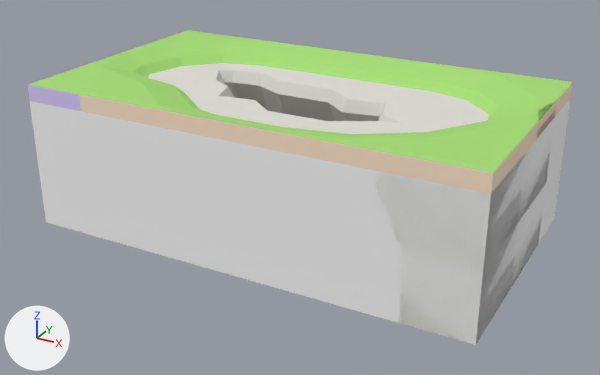
The glTF model assemblies/Crack_Small.glb as it was, and as the next commit left it.
The view is the same before and after, from a 50 mm camera at (772.0, -993.0, 478.0) aimed at (208.0, 31.0, -34.0). Every picture has the same lights, and +X, +Y and +Z are marked at lower left. The picture after the commit comes second. Where no turn or scale is listed for an object, it has been applied to the vertices. Vertices at exactly the same position are counted once.

In view in the first picture: 'Cracked_Curve_Inner_3x3_1_Mid.001', 'Cracked_Curve_Inner_3x3_1_Top.001', 'Cracked_Curve_Inner_4x4_1_Mid.001', 'Cracked_Curve_Inner_4x4_1_Mid.003', 'Cracked_Curve_Inner_4x4_1_Top.001', 'Cracked_Curve_Inner_4x4_1_Top.003', 'Cracked_Straight_2x2_3_Top.001', 'Grass_Carpet_Center_1x1.001', 'Grass_Carpet_Curve_Inner_1x1.001', 'Grass_Carpet_Curve_Inner_2x2.001', 'Grass_Carpet_Curve_Inner_2x2.003', 'Grass_Carpet_Curve_Inner_3x3.001', 'Grass_Carpet_Esse_2x2.001', 'Grass_Carpet_Straight_1x1.001', 'Grass_Carpet_Straight_1x1.003', 'Grass_Carpet_Straight_1x1.005', 'Grass_Carpet_Straight_1x1.007'.
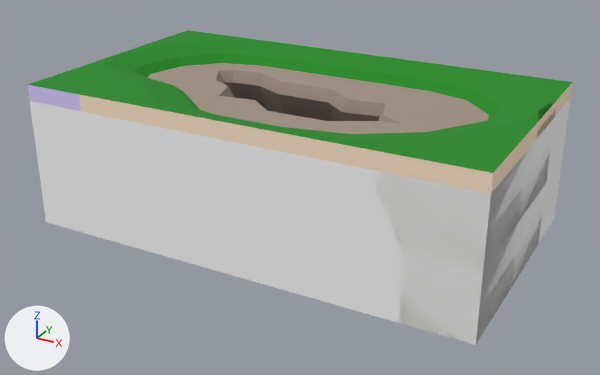
Location of each change, (x1, y1, x2, y2) in pixels of the pictures (600 x 375 px):
'Cracked_Curve_Inner_3x3_1_Top.001', surface changed (white to brown): (293, 109, 479, 134) in both
'Cracked_Curve_Inner_4x4_1_Top.003', surface changed (white to brown): (148, 63, 308, 128) in both
'Grass_Carpet_Curve_Inner_3x3.001', surface changed (darker): (260, 101, 557, 176) in both
'Cracked_Curve_Inner_4x4_1_Top.001', surface changed (white to brown): (292, 74, 489, 133) in both
'Grass_Carpet_Curve_Inner_2x2.003', surface changed (darker): (429, 65, 573, 125) in both
'Grass_Carpet_Esse_2x2.001', surface changed (darker): (79, 77, 216, 120) in both
'Grass_Carpet_Curve_Inner_2x2.001', surface changed (darker): (117, 30, 280, 74) in both
'Cracked_Straight_2x2_3_Top.001', surface changed (white to brown): (192, 63, 314, 116) in both
'Grass_Carpet_Center_1x1.001', surface changed (darker): (27, 69, 124, 98) in both
'Grass_Carpet_Straight_1x1.003', surface changed (darker): (369, 57, 444, 91) in both
'Grass_Carpet_Straight_1x1.001', surface changed (darker): (195, 115, 280, 133) in both
'Grass_Carpet_Straight_1x1.007', surface changed (darker): (314, 50, 386, 82) in both
'Grass_Carpet_Straight_1x1.005', surface changed (darker): (262, 43, 331, 73) in both
'Grass_Carpet_Curve_Inner_1x1.001', surface changed (darker): (75, 54, 150, 77) in both
part 1 of me_object109_001, surface changed (darker): (195, 43, 444, 129) in both
part 2 of me_object22, surface changed (white to brown): (148, 63, 489, 133) in both
part 3 of me_object112_001, surface changed (darker): (117, 30, 572, 120) in both
part 4 of me_object108_001, surface changed (darker): (262, 102, 555, 173) in both
part 5 of me_object85_001, surface changed (darker): (79, 77, 216, 116) in both
part 6 of me_object411_001, surface changed (darker): (28, 69, 124, 94) in both

The edits, one by one:
Picture 'colormap' (img_colormap) is new.
In material 'Grass' (mat_grass), base_color is no longer (0.388, 0.729, 0.18), green #a7de76.
In material 'Grass' (mat_grass), texture is now set to img_colormap.
In material 'Cliff Face' (mat_cliff_face), base_color is no longer (0.749, 0.726, 0.682), light grey #e0ddd7.
In material 'Cliff Face' (mat_cliff_face), texture is now set to img_colormap.
me_object109_001 has 8 vertices, 12 faces and spans x -0.167..0.5, y -0.25..0.0, z -0.5..0.5.
me_object109_001 is used by ob_grass_carpet_straight_1x1_001; parent ob_rootnode; location (0.0, 0.0, 0.0); rotation (-1.571, 0.0, 0.0), in degrees (-90, 0, 0); scale (100.0, 100.0, 100.0).
me_object109_001 part 1: texture (UV) coordinates of 4 of 12 faces, centred in x -0.111..0.333, y -0.208..-0.042, z -0.167..0.167, changed; they spanned u 0.0..1.0, v 0.0..1.0 and now span u 0.28..0.28, v 0.75..0.75.
me_object22 has 36 vertices, 68 faces and spans x -2.5..1.5, y -1.0..0.0, z -2.5..1.5.
me_object22 is used by ob_cracked_curve_inner_4x4_1_top_001; parent ob_rootnode_002; location (0.0, 0.0, 0.0); rotation (-1.571, 0.0, 0.0), in degrees (-90, 0, 0); scale (100.0, 100.0, 100.0).
me_object22 part 2: texture (UV) coordinates of 58 of 68 faces, centred in x -2.28..1.1, y -1.0..0.0, z -2.36..1.07, changed; they spanned u 0.0..1.0, v 0.0..1.0 and now span u 0.91..0.91, v 0.12..0.22.
me_object112_001 has 16 vertices, 28 faces and spans x -1.5..0.5, y -0.25..0.0, z -1.5..0.5.
me_object112_001 is used by ob_grass_carpet_curve_inner_2x2_001; parent ob_rootnode_006; location (0.0, 0.0, 0.0); rotation (-1.571, 0.0, 0.0), in degrees (-90, 0, 0); scale (100.0, 100.0, 100.0).
me_object112_001 part 3: texture (UV) coordinates of 15 of 28 faces, centred in x -1.28..0.41, y -0.25..-0.04, z -1.25..0.41, changed; they spanned u 0.0..1.0, v 0.0..1.0 and now span u 0.28..0.28, v 0.75..0.75.
me_object108_001 has 19 vertices, 34 faces and spans x -150.0..150.0, y -150.0..150.0, z 0.0..25.0.
me_object108_001 is used by ob_grass_carpet_curve_inner_3x3_001; location (400.0, 0.0, 100.0).
me_object108_001 part 4: texture (UV) coordinates of 20 of 34 faces, centred in x -118.0..142.0, y -142.0..120.0, z 4.0..25.0, changed; they spanned u 0.0..1.0, v 0.0..1.0 and now span u 0.28..0.28, v 0.75..0.75.
me_object85_001 has 16 vertices, 28 faces and spans x -1.17..0.5, y -0.25..0.0, z -1.5..0.5.
me_object85_001 is used by ob_grass_carpet_esse_2x2_001; parent ob_rootnode_013; location (0.0, 0.0, 0.0); rotation (-1.571, 0.0, 0.0), in degrees (-90, 0, 0); scale (100.0, 100.0, 100.0).
me_object85_001 part 5: texture (UV) coordinates of 15 of 28 faces, centred in x -1.0..0.44, y -0.25..-0.04, z -1.37..0.37, changed; they spanned u 0.0..1.0, v 0.0..1.0 and now span u 0.28..0.28, v 0.75..0.75.
me_object411_001 has 8 vertices, 12 faces and spans x -50.0..50.0, y -50.0..50.0, z 0.0..25.0.
me_object411_001 is used by ob_grass_carpet_center_1x1_001; location (-100.0, -100.0, 100.0).
me_object411_001 part 6: texture (UV) coordinates of 2 of 12 faces, centred in x -16.7..16.7, y -16.7..16.7, z 25.0, changed; they spanned u 0.0..1.0, v 0.0..1.0 and now span u 0.28..0.28, v 0.75..0.75.
me_object84_001 has 13 vertices, 22 faces and spans x -50.0..50.0, y -50.0..50.0, z 0.0..25.0.
me_object84_001 is used by ob_grass_carpet_curve_inner_1x1_001; location (-100.0, 0.0, 100.0).
me_object84_001 part 7: texture (UV) coordinates of 10 of 22 faces, centred in x -40.2..42.1, y -40.2..38.2, z 4.2..25.0, changed; they spanned u 0.0..1.0, v 0.0..1.0 and now span u 0.28..0.28, v 0.75..0.75.
